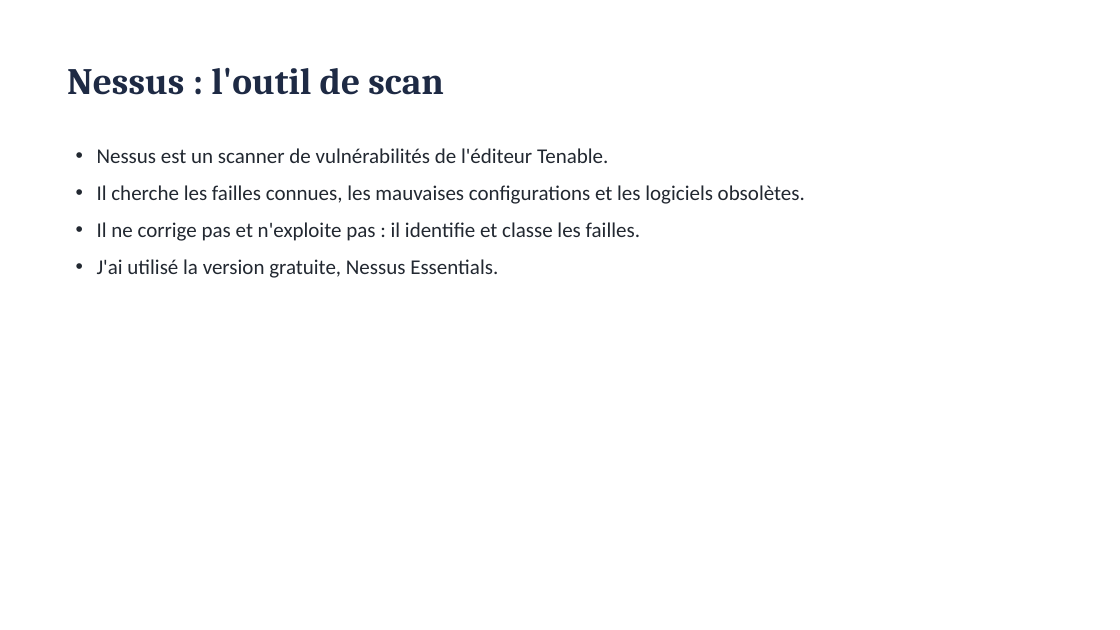
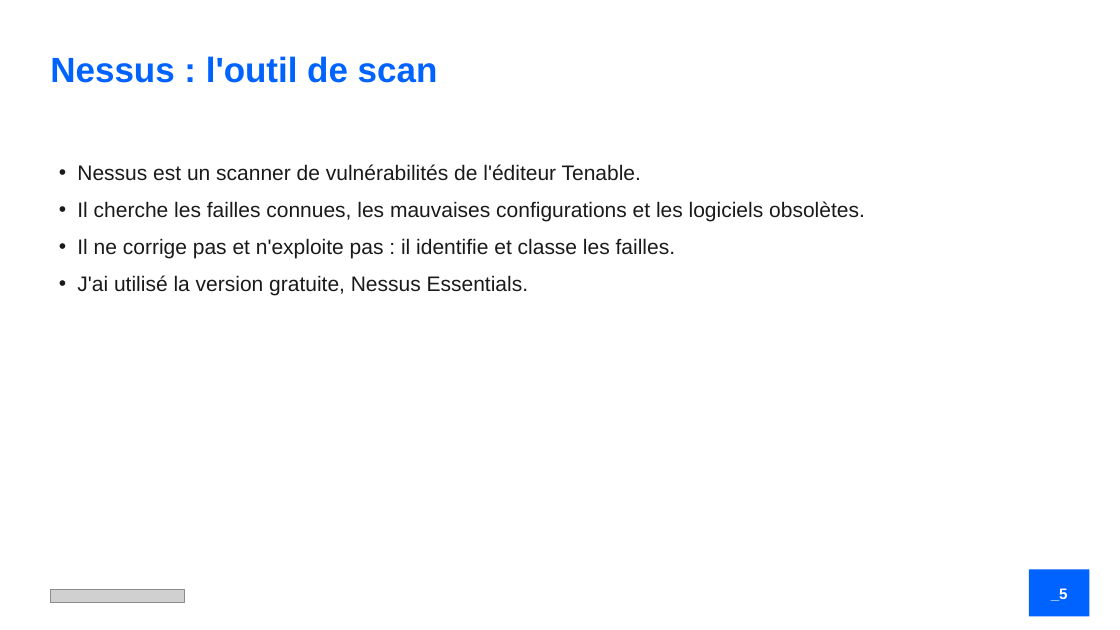
Before and after one commit to samet-ari/nessus-metasploit-lab, a slide deck: slide 5 of presentation/Presentation_Nessus_Metasploit.pptx. Drawn at 1120x630 pixels with LibreOffice and Linux fonts; fonts in the diff are those of the drawing; grey boxes stand for pictures. Boxes give left, top, right and bottom in pixels: in the first picture for what was removed or moved away, otherwise in the second. Text is boxed around its words. In the diff, an @@ line names an element or a change of style, - is before the commit and + after.

```diff
--- a/presentation/Presentation_Nessus_Metasploit.pptx
+++ b/presentation/Presentation_Nessus_Metasploit.pptx
@@ text "Nessus : l'outil de scan": place and size @@
-text "Nessus : l'outil de scan" at [67,67,444,95]
+text "Nessus : l'outil de scan" at [50,56,438,83]
@@ text "Nessus : l'outil de scan" at [50,56,438,83]: size 32 to 30 pt, font Cambria to Arial, text colour #1E2A44 to #0062FF @@
@@ text "Nessus est un scanner de ...": place and size @@
-text "Nessus est un scanner de ..." at [97,148,805,278]
+text "Nessus est un scanner de ..." at [77,164,865,295]
@@ text "Nessus est un scanner de ..." at [77,164,865,295]: font Calibri to Arial, text colour #222831 to #1A1A1A; indent changed @@
@@ picture added at [50,590,185,602] @@
@@ rectangle added at [1029,570,1090,617], fill #0062FF @@
@@ text added at [1051,588,1068,601], 13 pt, text #FFFFFF, bold @@
+_5
```
Also in this commit, not shown: 9 other slides changed, 4 slides added, 3 slides removed.
